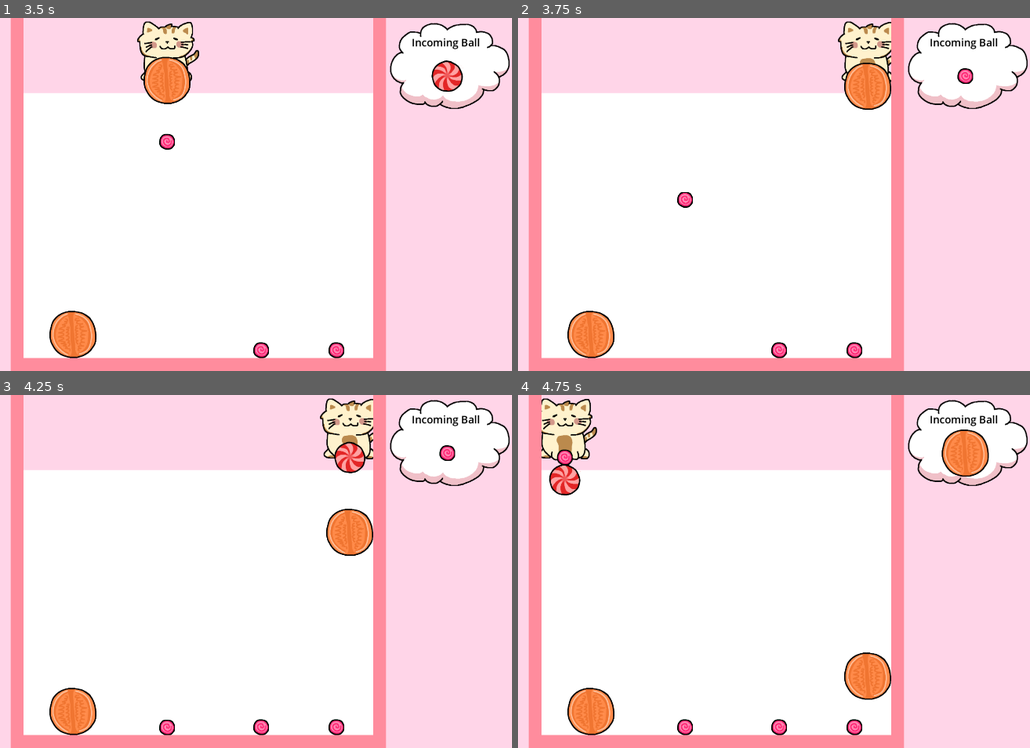
Above: before the commit, frames 1-4 (two rows, left to right).
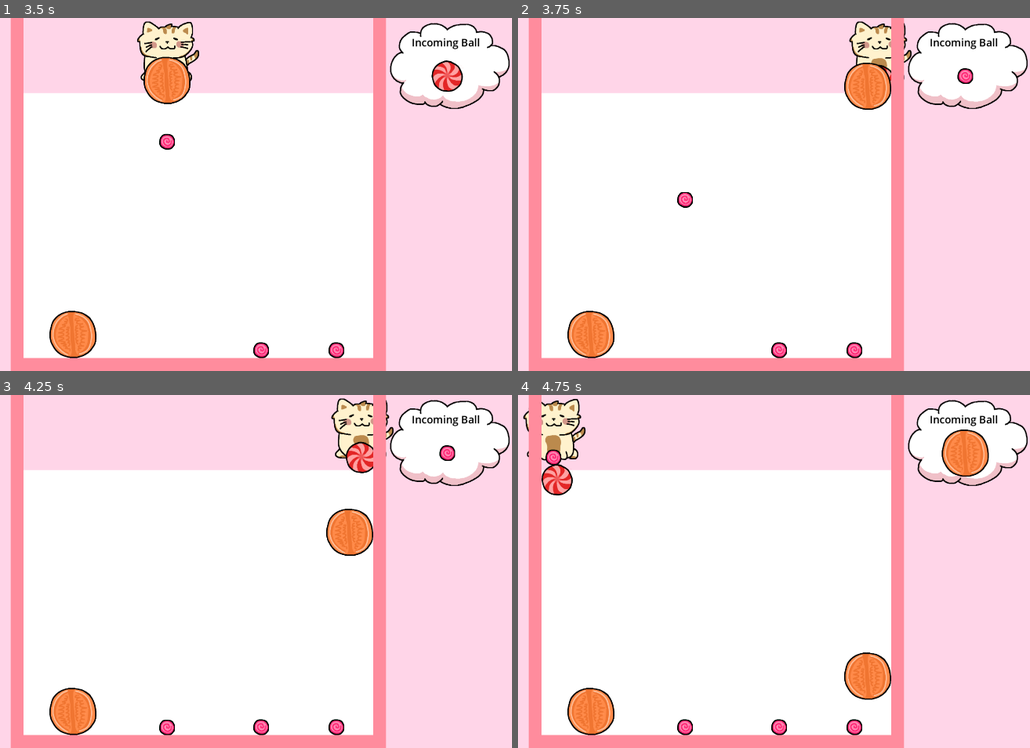
Above: after the commit, the same moments.

Repository: jadicodes/candy-drop
Game: Godot game, scene res://world/world.tscn
The game is run twice, just before and just after one commit, with the same random seed, the same clock (stepped at 60 frames per second) and the same inputs.
Inputs (mouse positions are in pixels of both pictures, inside the frame that each line leads up to):
- Up to frame 1 (3.5 s): tap Enter at 0.5 s; move the mouse to (337, 176) at 0.52 s; press the mouse at (337, 176) at 0.53 s; move the mouse to (71, 212) at 1.27 s; release the mouse at (71, 212) at 1.28 s; click (71, 212) at 1.35 s; move the mouse to (261, 116) at 2.02 s; press the mouse at (261, 116) at 2.03 s; move the mouse to (168, 265) at 2.77 s; release the mouse at (168, 265) at 2.78 s; click (168, 265) at 2.85 s
- Up to frame 2 (3.75 s): move the mouse to (902, 247) at 3.52 s; press the mouse at (902, 247) at 3.53 s
- Up to frame 3 (4.25 s): no input
- Up to frame 4 (4.75 s): move the mouse to (528, 518) at 4.27 s; release the mouse at (528, 518) at 4.28 s; click (528, 518) at 4.35 s

Frame 1 is identical in both runs. In frame 2, 0.9% of the frame differs, in the area x 62-77%, y 0-20%; in frame 3, 1.5%; in frame 4, 1.8%, in the area x 0-16%, y 0-29%.

Commit message:
Add particle effect for combos

Diff:
--- a/project/ball/ball.gd
+++ b/project/ball/ball.gd
@@ -7,12 +7,14 @@
 const RED = preload("res://ball/red_ball.png")
 const ORANGE = preload("res://ball/orange_ball.png")
 const YELLOW = preload("res://ball/yellow_ball.png")
+const GREEN = preload("res://ball/green_ball.png")
 
 enum colors {
 	PINK,
 	RED,
 	ORANGE,
 	YELLOW,
+	GREEN
 }
 
 var _colliding_array := []
@@ -27,6 +29,8 @@
 			_set_ball_properties(ORANGE, 72, 9)
 		if state == colors.YELLOW:
 			_set_ball_properties(YELLOW, 96, 8)
+		if state == colors.GREEN:
+			_set_ball_properties(GREEN, 120, 7)
 		_ball_color = state
 
 
@@ -37,14 +41,7 @@
 
 
 func set_color(color: int) -> void:
-	if color == 0:
-		_ball_color = colors.PINK
-	if color == 1:
-		_ball_color = colors.RED
-	if color == 2:
-		_ball_color = colors.ORANGE
-	if color == 3:
-		_ball_color = colors.YELLOW
+	_ball_color = color
 
 
 func _set_sprite_texture(color: CompressedTexture2D) -> void:
@@ -76,22 +73,16 @@
 
 
 func search() -> void:
-	for i in _colliding_array.size():
-		var original_ball : Ball = _colliding_array[0]
-		if _colliding_array[i] != original_ball and _colliding_array[i].return_color() == original_ball.return_color():
-			var _match_array : Array = []
-			_match_array.append(original_ball)
-			_match_array.append(_colliding_array[i])
-			var send : bool = Tagger.assign_tags(_match_array)
-			if send == true:
-				if original_ball.return_color() + 1 > BallSelector.get_all_balls().size() - 1:
+	for i in range(_colliding_array.size()):
+		var original_ball = _colliding_array[0]
+		var colliding_ball = _colliding_array[i]
+		if colliding_ball != original_ball and colliding_ball.return_color() == original_ball.return_color():
+			if Tagger.assign_tags([original_ball, colliding_ball]):
+				var next_color = original_ball.return_color() + 1
+				if next_color > BallSelector.get_all_balls().size() - 1:
 					original_ball.queue_free()
-					_colliding_array[i].queue_free()
+					colliding_ball.queue_free()
 				else:
-					var t_color : int = original_ball.return_color() + 1
-					var t_pos : Vector2 = original_ball.global_position
-					matched.emit(t_color, t_pos)
+					matched.emit(next_color, original_ball.global_position)
 					original_ball.queue_free()
-					_colliding_array[i].queue_free()
-			else:
-				pass
+					colliding_ball.queue_free()
--- a/project/cat/cat.gd
+++ b/project/cat/cat.gd
@@ -13,7 +13,7 @@
 
 
 func _physics_process(_delta) -> void:
-	global_position.x = clamp(get_global_mouse_position().x, 426 + $Collision.shape.radius, 1494 - $Collision.shape.radius)
+	global_position.x = clamp(get_global_mouse_position().x, 426 + $Collision.shape.radius/2, 1494 - $Collision.shape.radius/2)
 
 
 func _process(_delta) -> void:
--- a/project/world/ball_selector.gd
+++ b/project/world/ball_selector.gd
@@ -1,7 +1,7 @@
 extends Node
 
 var throwable_balls = [0, 1, 2]
-var all_balls = [0, 1, 2,3]
+var all_balls = [0, 1, 2, 3, 4]
 var ball_queue = []
 
 
--- a/project/world/incoming_ball_display.gd
+++ b/project/world/incoming_ball_display.gd
@@ -4,6 +4,7 @@
 const RED_BALL = preload("res://ball/red_ball.png")
 const ORANGE_BALL = preload("res://ball/orange_ball.png")
 const YELLOW_BALL = preload("res://ball/yellow_ball.png")
+const GREEN_BALL = preload("res://ball/green_ball.png")
 
 var ball_queue: Array
 
@@ -21,3 +22,5 @@
 		$Sprite.texture = ORANGE_BALL
 	if ball_queue[1] == 3:
 		$Sprite.texture = YELLOW_BALL
+	if ball_queue[1] == 4:
+		$Sprite.texture = GREEN_BALL
--- /dev/null
+++ b/project/world/particles.tscn
@@ -0,0 +1,21 @@
+[gd_scene load_steps=2 format=3 uid="uid://ddcyx76wfjr33"]
+
+[ext_resource type="Texture2D" uid="uid://3xn37l63bgbg" path="res://world/particle.png" id="1_qpkxo"]
+
+[node name="Particles" type="CPUParticles2D"]
+emitting = false
+amount = 15
+lifetime = 2.0
+one_shot = true
+speed_scale = 3.0
+explosiveness = 0.75
+texture = ExtResource("1_qpkxo")
+particle_flag_align_y = true
+direction = Vector2(0, 0)
+spread = 180.0
+gravity = Vector2(0, 0)
+initial_velocity_min = 2.35
+initial_velocity_max = 2.35
+radial_accel_min = 28.28
+radial_accel_max = 28.28
+color = Color(0.462745, 1, 1, 1)
--- a/project/world/world.gd
+++ b/project/world/world.gd
@@ -31,3 +31,5 @@
 	_ball.matched.connect(_create_combo_ball)
 	_ball.set_color(color)
 	_ball.global_position = pos
+	$Particles.global_position = pos
+	$Particles.emitting = true
--- a/project/world/world.tscn
+++ b/project/world/world.tscn
@@ -1,9 +1,10 @@
-[gd_scene load_steps=5 format=3 uid="uid://dpexjv1puyyhu"]
+[gd_scene load_steps=6 format=3 uid="uid://dpexjv1puyyhu"]
 
 [ext_resource type="PackedScene" uid="uid://dw4rjw0b2g65g" path="res://world/wall/wall.tscn" id="1_3v22x"]
 [ext_resource type="Script" path="res://world/world.gd" id="1_n5cpv"]
 [ext_resource type="PackedScene" uid="uid://bh7tdnn74p43n" path="res://cat/cat.tscn" id="3_8k7rl"]
 [ext_resource type="PackedScene" uid="uid://p7xfudp5872f" path="res://world/incoming_ball_display.tscn" id="4_rg6vh"]
+[ext_resource type="PackedScene" uid="uid://ddcyx76wfjr33" path="res://world/particles.tscn" id="5_d0fa3"]
 
 [node name="World" type="Node2D"]
 script = ExtResource("1_n5cpv")
@@ -49,4 +50,9 @@
 offset_left = 1.0
 offset_right = 1.0
 
+[node name="Particles" parent="." instance=ExtResource("5_d0fa3")]
+z_index = 10
+initial_velocity_min = 52.86
+initial_velocity_max = 52.86
+
 [connection signal="timeout" from="Timer" to="." method="_on_timer_timeout"]
Binary file added: project/ball/green_ball.png
Not shown, added: project/ball/green_ball.png.import
Binary file added: project/world/particle.png
Not shown, added: project/world/particle.png.import
